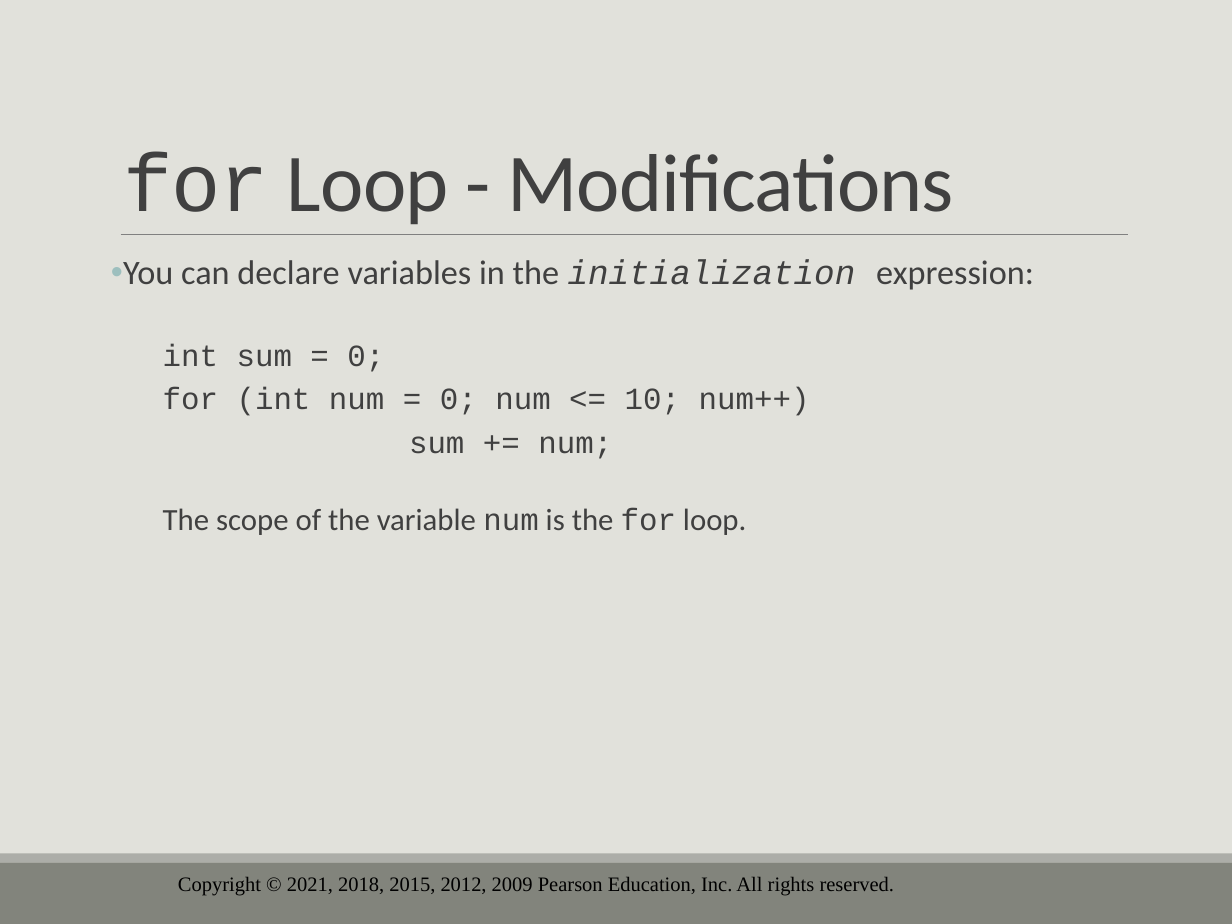
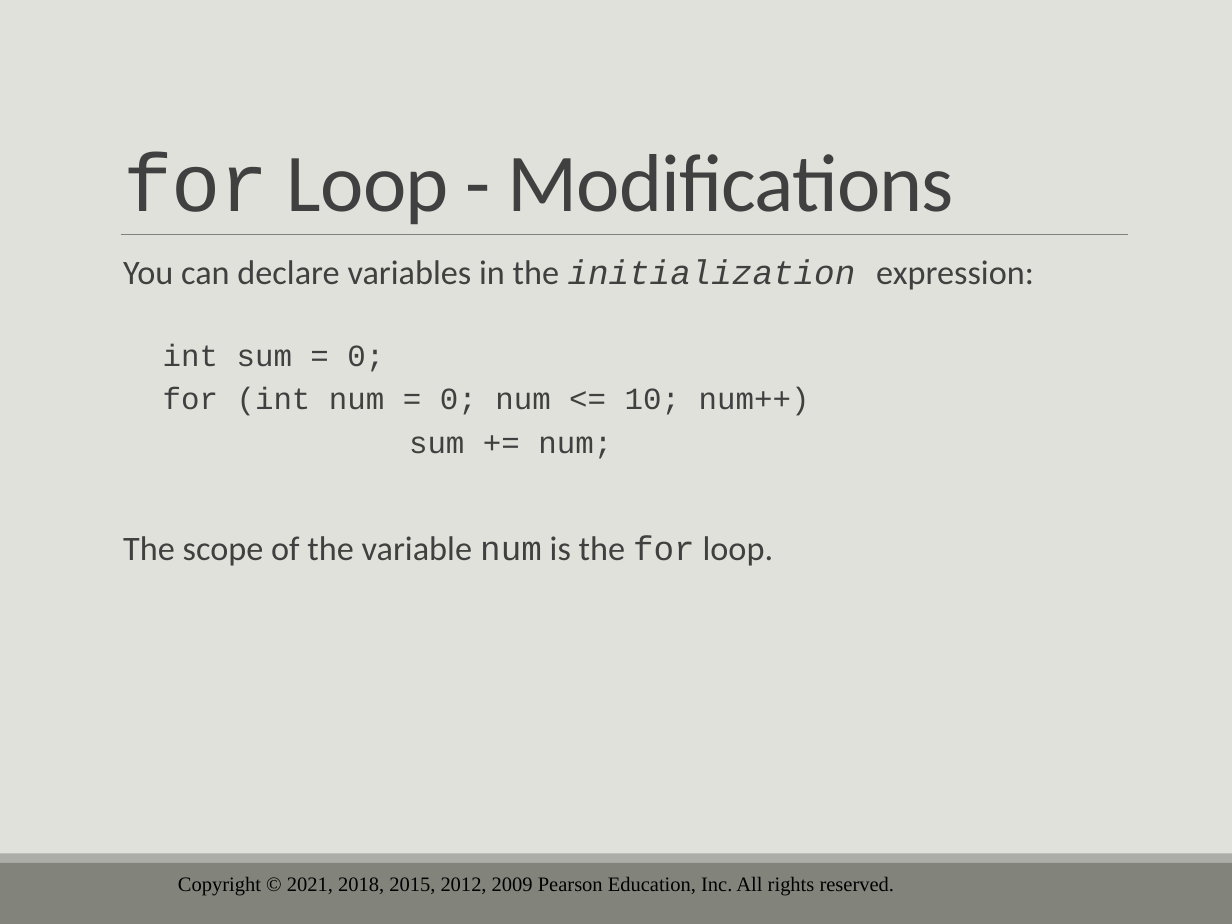
Before and after one commit to drolsonmi/eng1400, a slide deck: slide 35 of 1400_05_Loops and Files.pptx (slide 42 before the commit). Drawn at 1232x924 pixels with LibreOffice and Linux fonts; fonts in the diff are those of the drawing; background and template pictures are left out. Boxes give left, top, right and bottom in pixels: in the first picture for what was removed or moved away, otherwise in the second. Text is boxed around its words. In the diff, an @@ line names an element or a change of style, - is before the commit and + after.

```diff
--- a/1400_05_Loops and Files.pptx
+++ b/1400_05_Loops and Files.pptx
@@ text at [123,259,1034,566]: size 18 to 20 pt in "The scope of the variable num is ..."; bullet • to  ; bullet none to  ; list level 2 to 1 in "The scope of the variable ..." @@
```
Also in this commit, not shown: 15 other slides changed, 9 slides removed, 3 other files.
